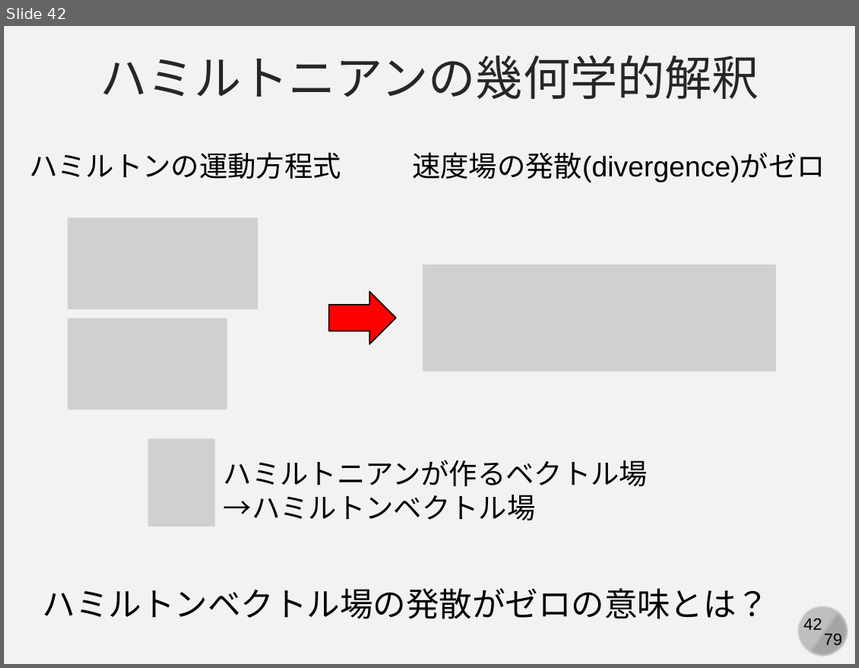
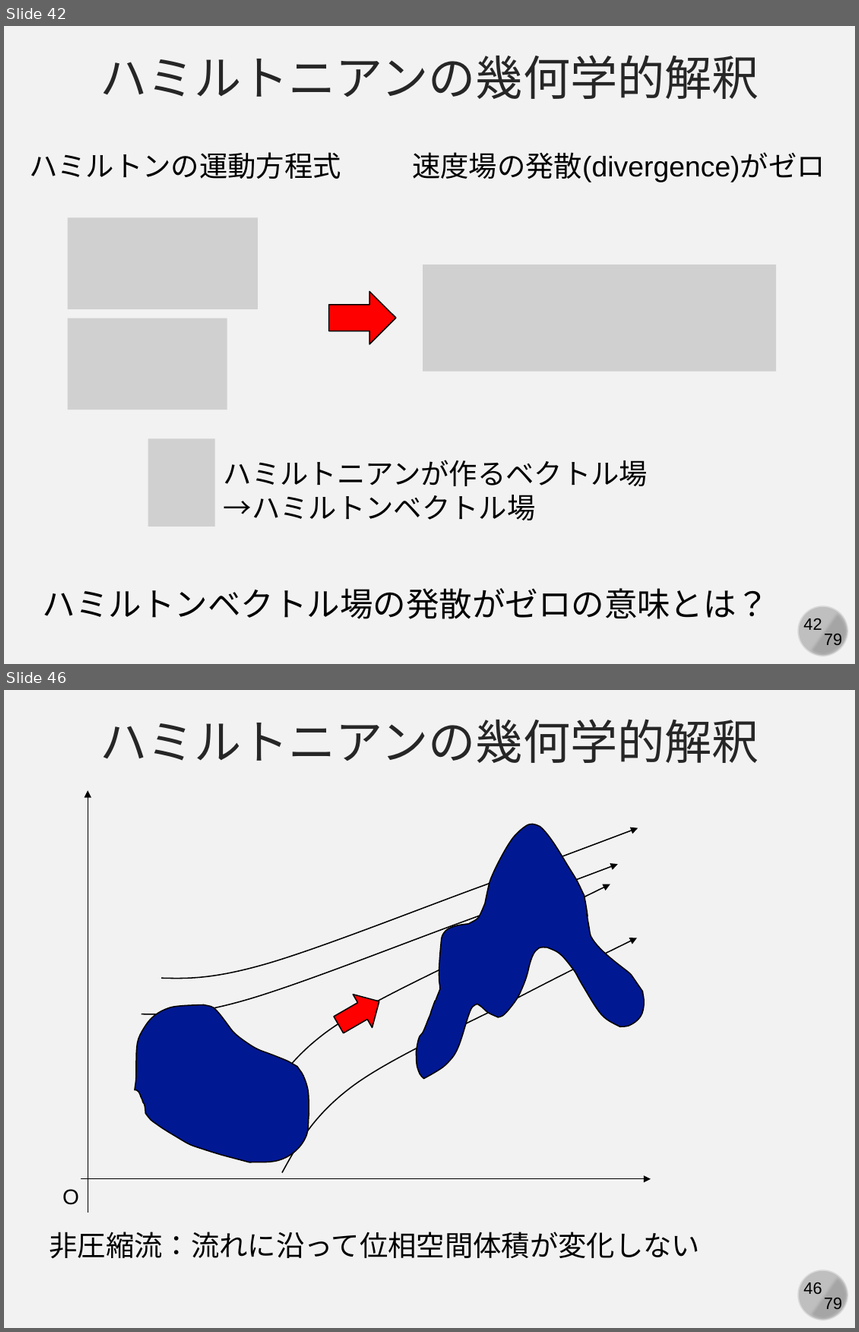
Before and after one commit to kaityo256/simulation_engineering, a slide deck: 05_md_basic/simulation05.pptx. Shown one above the other, each under a label of ours: slide 42 before the commit, slides 42 and 46 after it; the slides between them are not shown. The pictures are 859x668 and 859x1332 pixels, drawn with LibreOffice and Linux fonts; fonts in the diff are those of the drawing; grey boxes stand for pictures. Boxes give left, top, right and bottom in pixels: in the first picture for what was removed or moved away, otherwise in the second. Text is boxed around its words. In the diff, an @@ line names an element or a change of style, - is before the commit and + after.

```diff
--- a/05_md_basic/simulation05.pptx
+++ b/05_md_basic/simulation05.pptx
@@ slide 46 added at [4, 690, 855, 1328], background #F2F2F2; not listed: 4 template elements that a slide beside it also shows @@
@@ text added at [100, 719, 759, 763], 40 pt, text #262626 @@
+ハミルトニアンの幾何学的解釈
@@ freeform shape added at [161, 735, 638, 1072], outline #000000 1 pt @@
@@ freeform shape added at [142, 771, 618, 1108], outline #000000 1 pt @@
@@ arrow added from (88, 1213) to (88, 790), #000000 0.5 pt @@
@@ freeform shape added at [416, 825, 644, 1079], fill #011893, outline #000000 1 pt @@
@@ freeform shape added at [255, 884, 610, 1119], outline #000000 1 pt @@
@@ freeform shape added at [282, 938, 637, 1173], outline #000000 1 pt @@
@@ right arrow added at [329, 985, 389, 1041], fill #FF0000, outline #000000 1 pt @@
@@ freeform shape added at [135, 1005, 310, 1163], fill #011893, outline #000000 1 pt @@
@@ text added at [63, 1189, 79, 1205], 18 pt, text #000000 @@
+O
@@ arrow added from (82, 1179) to (651, 1179), #000000 0.5 pt @@
@@ text added at [49, 1232, 700, 1258], 24 pt, text #000000 @@
+非圧縮流：流れに沿って位相空間体積が変化しない
```
Also in this commit, not shown: 3 slides changed, 7 other slides added.
